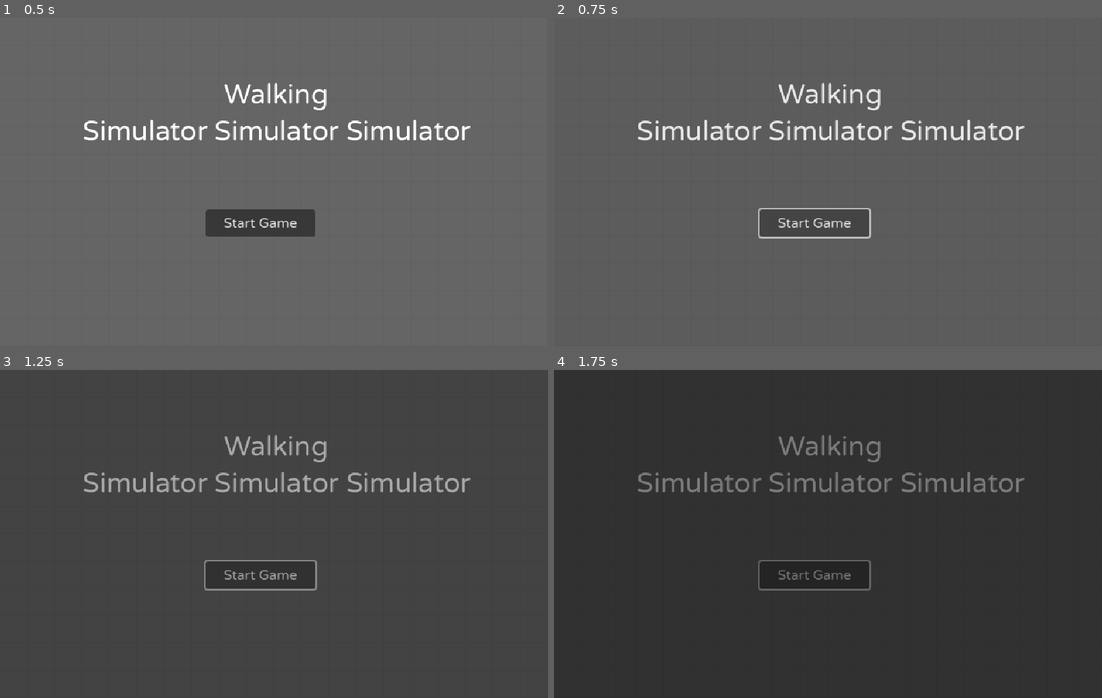
Above: before the commit, frames 1-4 (two rows, left to right).
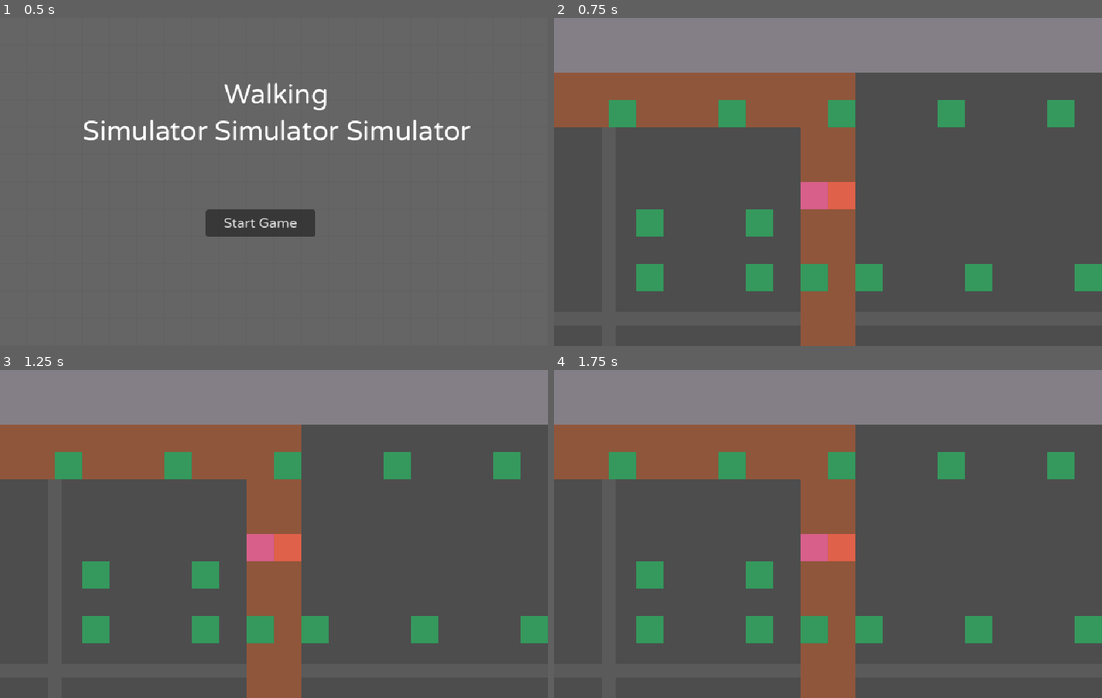
Above: after the commit, the same moments.

Repository: strawstack/MinnHax2023
Game: Godot game, scene res://main_menu.tscn
Same seed, same stepped clock (60 frames per second), same inputs: the game is played once before the commit and once after it.
Inputs (mouse positions are in pixels of both pictures, inside the frame that each line leads up to):
- Up to frame 1 (0.5 s): no input
- Up to frame 2 (0.75 s): click "Start Game" at 0.5 s
- Up to frame 3 (1.25 s): no input
- Up to frame 4 (1.75 s): click (817, 573) at 1.25 s, where only the run before the commit has a clickable "Start Game"

Frame 1 is identical in both runs. In frame 2, 38% of the frame differs, in the area x 0-100%, y 0-100%; in frame 3, 39%; in frame 4, 99%.

Commit message:
Camera rotation for story

Diff:
--- a/MinnMaxGodot/events/caveBlumpo/data.json
+++ b/MinnMaxGodot/events/caveBlumpo/data.json
@@ -26,6 +26,10 @@
 			"value": "blumpo"
 		},
 		{
+			"type": "function",
+			"name": "showBlumpo"
+		},
+		{
 			"type": "text",
 			"name": "leo",
 			"value": "It’s Blumpo."
--- a/MinnMaxGodot/main.gd
+++ b/MinnMaxGodot/main.gd
@@ -5,7 +5,7 @@
 @export var tagsNode: Node2D
 @export var canvasLayerNode: CanvasLayer
 @export var canvasModulate: CanvasModulate
-@export var audioStreams: Node2D
+@export var eventArtNode: Node2D
 
 var readyLookup = {
 	"leo": false,
@@ -34,7 +34,11 @@
 	tagsNode.callStartEvent(pathName)
 
 func _ready():
-	canvasModulate.fadeIn(fadeInComplete)
+	var debug = true
+	if debug:
+		reportReady("light")
+	else:
+		canvasModulate.fadeIn(fadeInComplete)
 
 func reportReady(key):
 	readyLookup[key] = true
@@ -58,8 +62,17 @@
 func getCanvasLayer():
 	return canvasLayerNode
 
+func getEventArtNode():
+	return eventArtNode
+
 func getState():
 	return state
+
+func getLeoNode():
+	return leoNode
+
+func getBenNode():
+	return benNode
 
 func setState(userFunction):
 	userFunction.call(getState())
@@ -67,5 +80,8 @@
 func playAudio(audioClip):
 	$audioStreams.get_node(audioClip).play()
 
+func cameraRotate(value):
+	$Camera2D.rotateCamera(value)
+
 func _process(_delta):
 	pass
--- a/MinnMaxGodot/main.tscn
+++ b/MinnMaxGodot/main.tscn
@@ -34,6 +34,7 @@
 [ext_resource type="AudioStream" uid="uid://dj2k4d0u2xpb8" path="res://eventAudio/small_cotton.mp3" id="19_nt63g"]
 [ext_resource type="AudioStream" uid="uid://dy36gmdqghsn1" path="res://eventAudio/sport_mode.mp3" id="20_r8vij"]
 [ext_resource type="AudioStream" uid="uid://dyvrx7mmv6atb" path="res://eventAudio/crock_and_rock.mp3" id="21_kgasq"]
+[ext_resource type="Script" path="res://playerCamera.gd" id="32_s41ph"]
 
 [sub_resource type="TileSetAtlasSource" id="TileSetAtlasSource_cbpvf"]
 texture = ExtResource("1_1yxql")
@@ -68,16 +69,16 @@
 sources/3 = SubResource("TileSetAtlasSource_hc6do")
 sources/4 = SubResource("TileSetAtlasSource_aathe")
 
-[node name="main" type="Node" node_paths=PackedStringArray("leoNode", "benNode", "tagsNode", "canvasLayerNode", "canvasModulate")]
+[node name="main" type="Node" node_paths=PackedStringArray("leoNode", "benNode", "tagsNode", "canvasLayerNode", "canvasModulate", "eventArtNode")]
 script = ExtResource("1_wx1i1")
 leoNode = NodePath("leo")
 benNode = NodePath("ben")
 tagsNode = NodePath("tags")
 canvasLayerNode = NodePath("CanvasLayer")
 canvasModulate = NodePath("CanvasModulate")
+eventArtNode = NodePath("eventArt")
 
 [node name="CanvasModulate" type="CanvasModulate" parent="."]
-color = Color(0, 0, 0, 1)
 script = ExtResource("2_5cmae")
 
 [node name="audioStreams" type="Node2D" parent="."]
@@ -295,8 +296,14 @@
 format = 2
 layer_0/tile_data = PackedInt32Array(131072, 3, 0, 131073, 3, 0, 131074, 3, 0, 131075, 3, 0, 131076, 3, 0, 131077, 3, 0 …(7519 unchanged characters)…
 
+[node name="Camera2D" type="Camera2D" parent="."]
+position = Vector2(864, 224)
+limit_left = 0
+limit_top = 0
+script = ExtResource("32_s41ph")
+
 [node name="leo" type="Node2D" parent="."]
-position = Vector2(160, 128)
+position = Vector2(864, 224)
 script = ExtResource("2_g2cil")
 charName = "leo"
 
@@ -306,7 +313,7 @@
 texture = ExtResource("1_sodhu")
 
 [node name="ben" type="Node2D" parent="."]
-position = Vector2(192, 128)
+position = Vector2(896, 224)
 script = ExtResource("2_g2cil")
 charName = "ben"
 
@@ -315,11 +322,6 @@
 position = Vector2(16, 16)
 texture = ExtResource("1_sodhu")
 
-[node name="Camera2D" type="Camera2D" parent="ben"]
-position = Vector2(-32, 0)
-limit_left = 0
-limit_top = 0
-
 [node name="tags" type="Node2D" parent="."]
 script = ExtResource("12_yauqq")
 
@@ -373,17 +375,18 @@
 texture = ExtResource("1_sodhu")
 
 [node name="entranceToCave" type="Node2D" parent="tags"]
-position = Vector2(1040, 272)
+position = Vector2(1168, 144)
 
 [node name="Sprite2D" type="Sprite2D" parent="tags/entranceToCave"]
 modulate = Color(0.207843, 0.6, 0.364706, 1)
 texture = ExtResource("1_sodhu")
 
 [node name="caveGraffiti" type="Node2D" parent="tags"]
-position = Vector2(944, 272)
+position = Vector2(1264, 144)
 
 [node name="Sprite2D" type="Sprite2D" parent="tags/caveGraffiti"]
 modulate = Color(0.207843, 0.6, 0.364706, 1)
+position = Vector2(-1, -1)
 texture = ExtResource("1_sodhu")
 
 [node name="caveBlumpo" type="Node2D" parent="tags"]
@@ -533,4 +536,11 @@
 modulate = Color(0.207843, 0.6, 0.364706, 1)
 texture = ExtResource("1_sodhu")
 
+[node name="eventArt" type="Node2D" parent="."]
+
+[node name="blumpo" type="Sprite2D" parent="eventArt"]
+visible = false
+position = Vector2(784, 240)
+texture = ExtResource("1_sodhu")
+
 [connection signal="timeout" from="CanvasLayer/achievementBox/upTimer" to="CanvasLayer" method="_on_up_timer_timeout"]
--- a/MinnMaxGodot/main_menu.gd
+++ b/MinnMaxGodot/main_menu.gd
@@ -7,4 +7,8 @@
 	pass
 
 func _on_button_pressed():
-	$CanvasModulate.fade(func(): get_tree().change_scene_to_file("res://main.tscn"))
+	var debug = true
+	if debug:
+		get_tree().change_scene_to_file("res://main.tscn")
+	else:
+		$CanvasModulate.fade(func(): get_tree().change_scene_to_file("res://main.tscn"))
--- /dev/null
+++ b/MinnMaxGodot/playerCamera.gd
@@ -0,0 +1,44 @@
+extends Camera2D
+
+var gc
+var trackPlayer = true
+var shouldRotate = false
+
+var leoNode
+var benNode
+
+var tween
+
+func _ready():
+	gc = get_tree().root.get_node("main")
+	leoNode = gc.getLeoNode()
+	benNode = gc.getBenNode()
+
+func rotateCamera(value):
+	if value:
+		trackPlayer = false
+		set_ignore_rotation(false)
+		shouldRotate = true
+		var pos = get_global_position()
+		tween = create_tween()
+		tween.tween_property(self, "position", pos + Vector2(32, 64), 0.5)
+		tween.tween_property(self, "position", pos, 0.5)
+		tween.set_loops()
+	else:
+		tween.stop()
+		trackPlayer = true
+		shouldRotate = false
+		set_rotation(0)
+		set_ignore_rotation(true)
+
+func _process(delta):
+	var state = gc.getState()
+
+	if shouldRotate:
+		rotation += delta * 1
+
+	if trackPlayer:
+		if state["active_char"] == "ben":
+			set_global_position(benNode.get_global_position())
+		else:
+			set_global_position(leoNode.get_global_position())
--- a/MinnMaxGodot/tags.gd
+++ b/MinnMaxGodot/tags.gd
@@ -66,10 +66,18 @@
 		elif step["type"] == "function":
 			if step["name"] == "switch":
 				handleSwitch(step["value"])
+			elif step["name"] == "showBlumpo":
+				gc.getEventArtNode().get_node("blumpo").set_visible(true)
+				stepComplete()
+			elif step["name"] == "camera_rotate":
+				gc.cameraRotate(step["value"])
+				stepComplete()
 			else:
 				print("Warning: ", step["type"], ": ", step["name"])
+				stepComplete()
 		else:
 			print("Warning: ", step["type"])
+			stepComplete()
 
 func handleText(charName, value):
 	canvasLayerNode.showText(charName, value, stepComplete)
Not shown: 1 places in MinnMaxGodot/main.tscn that only renumber resources
